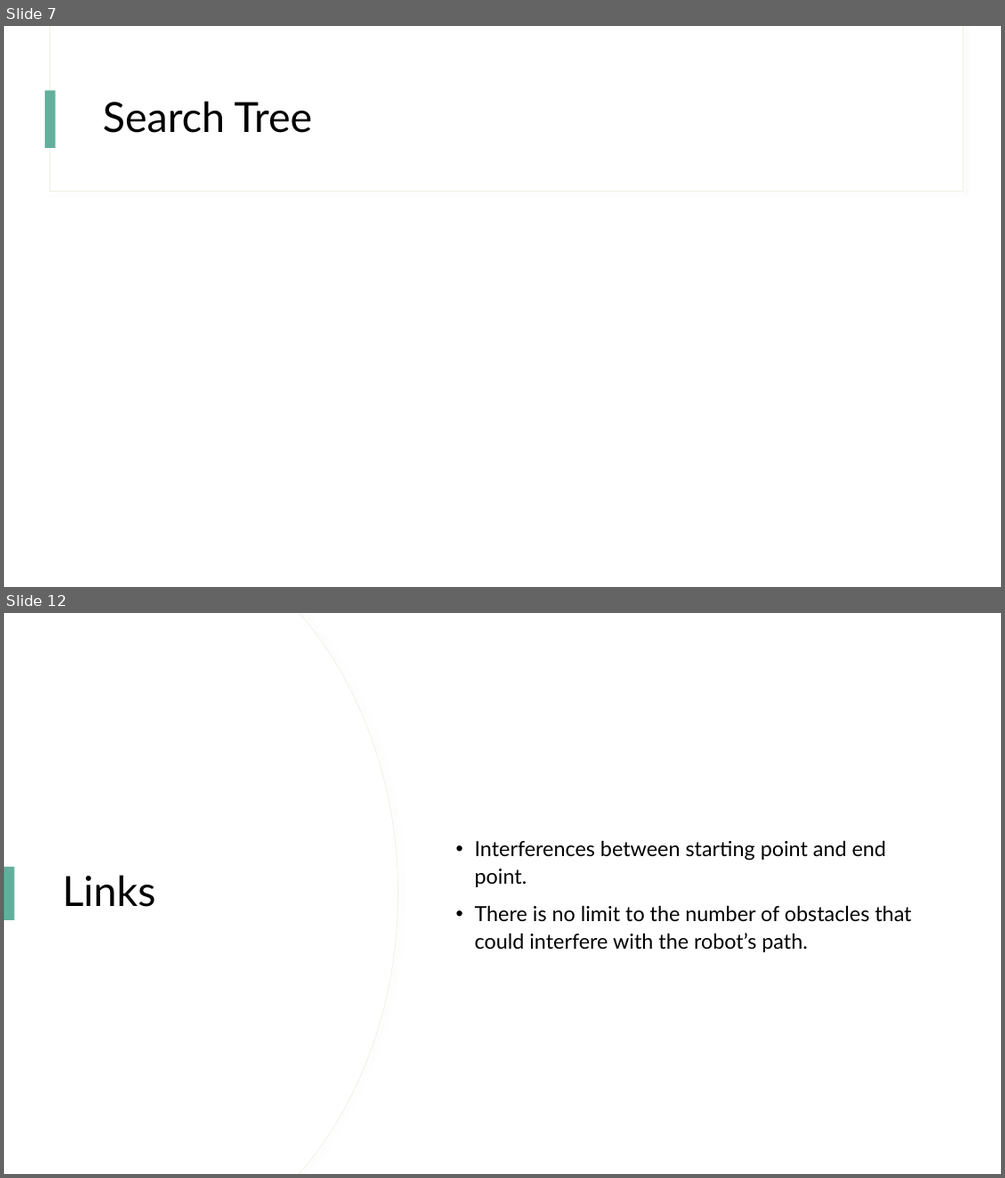
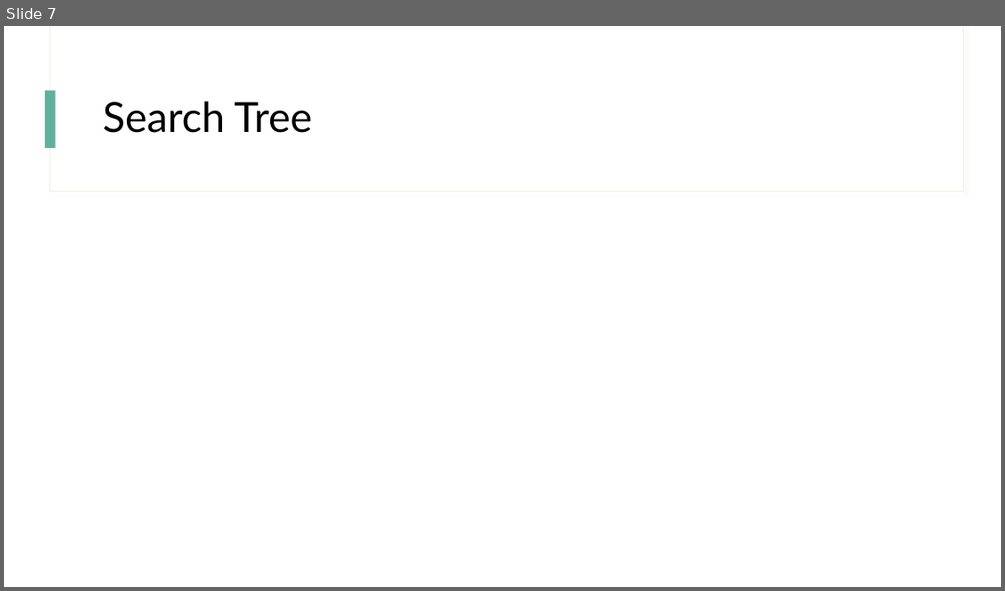
Before and after one commit to lauxpaux/Maze-Robotic-Path, a slide deck: AIAssignment2.pptx. Shown one above the other, each under a label of ours: slides 7 and 12 before the commit, slide 7 after it; the slides between them are not shown. The pictures are 1005x1178 and 1005x591 pixels, drawn with LibreOffice and Linux fonts; fonts in the diff are those of the drawing. Boxes give left, top, right and bottom in pixels: in the first picture for what was removed or moved away, otherwise in the second. Text is boxed around its words. In the diff, an @@ line names an element or a change of style, - is before the commit and + after.

```diff
--- a/AIAssignment2.pptx
+++ b/AIAssignment2.pptx
@@ slide 12 removed at [4,613,1001,1174], background #FFFFFF; not listed: 2 template elements that a slide beside it also shows @@
@@ rectangle removed at [4,613,1001,1174] @@
@@ freeform shape removed at [4,613,398,1174] @@
@@ freeform shape removed at [4,613,397,1174] @@
@@ text removed at [475,840,911,952] @@
-• Interferences between starting point and end point.
-• There is no limit to the number of obstacles that could interfere with the robot’s path.
@@ rectangle removed at [4,867,15,920] @@
@@ title removed at [63,875,156,907] @@
-Links
```
Also in this commit, not shown: 1 slide changed, 11 slides added, 6 other slides removed.
